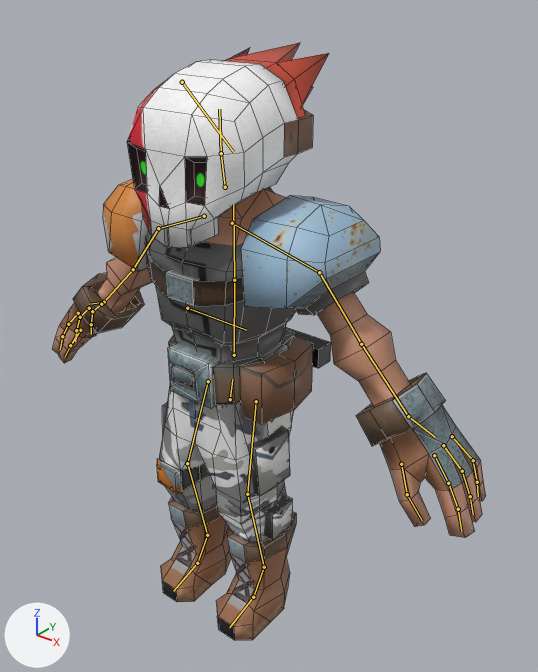
Renders of the Blender file Workshop/animations/vochap_idle_s2.blend from each side of a commit.
One viewpoint serves both versions: a 50 mm camera at (16.1, -17.2, 23.2) aimed at (0.8, 1.9, 11.3). Lighting does not change. The marker at lower left points along +X, +Y and +Z. The bones that bend it are drawn over the model as lines. Mesh edges are drawn as thin lines.

Names of what the first picture shows: 'vochap_mesh'.
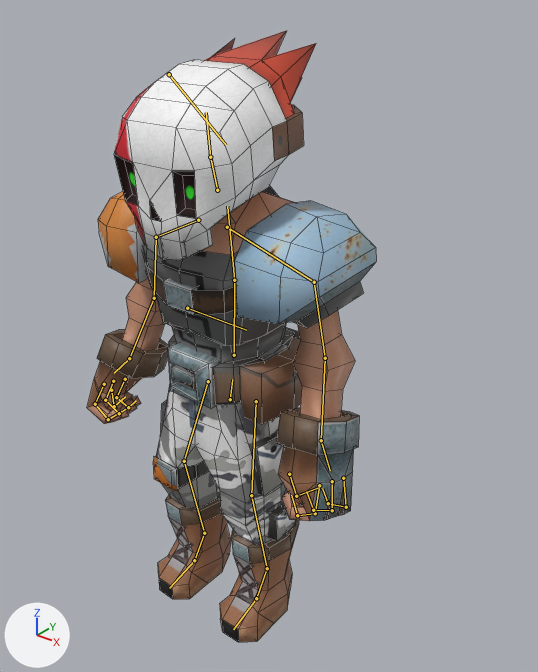
The newer file adds an action. The first version stands in its rest pose; the second is drawn at frame 16 of the action 'vochap_metarigAction'.

Location of each change, (x1, y1, x2, y2) in pixels of the pictures (538 x 672 px):
'vochap_mesh', posed (33% narrower)
    before: (52, 43, 486, 640)
    after: (87, 30, 376, 642)
bone 'chest', root to tip
    before: (234, 280) to (233, 204)
    after: (234, 280) to (227, 206)
bone 'shoulder.L', root to tip
    before: (232, 223) to (319, 272)
    after: (227, 227) to (314, 282)
bone 'upper_arm.L', root to tip
    before: (319, 272) to (361, 344)
    after: (314, 282) to (325, 358)
bone 'forearm.L', root to tip
    before: (361, 344) to (408, 416)
    after: (325, 358) to (321, 440)
bone 'f_index.01.L', root to tip
    before: (448, 483) to (458, 509)
    after: (315, 513) to (297, 515)
bone 'thumb.01.L', root to tip
    before: (401, 464) to (407, 494)
    after: (289, 474) to (296, 496)
bone 'f_middle.01.L', root to tip
    before: (462, 471) to (470, 496)
    after: (332, 510) to (313, 510)
bone 'f_ring.01.L', root to tip
    before: (473, 460) to (477, 482)
    after: (346, 507) to (328, 503)
bone 'shoulder.R', root to tip
    before: (204, 216) to (158, 228)
    after: (198, 220) to (156, 237)
bone 'upper_arm.R', root to tip
    before: (158, 228) to (133, 269)
    after: (156, 237) to (154, 298)
bone 'forearm.R', root to tip
    before: (133, 269) to (104, 302)
    after: (154, 298) to (129, 358)
bone 'f_index.01.R', root to tip
    before: (68, 324) to (62, 336)
    after: (95, 404) to (108, 419)
bone 'thumb.01.R', root to tip
    before: (80, 330) to (70, 345)
    after: (111, 390) to (114, 406)
bone 'f_middle.01.R', root to tip
    before: (80, 317) to (76, 330)
    after: (105, 400) to (119, 413)
bone 'f_ring.01.R', root to tip
    before: (92, 311) to (91, 324)
    after: (116, 397) to (128, 407)
bone 'thigh.L', root to tip
    before: (256, 401) to (247, 494)
    after: (256, 401) to (251, 495)
bone 'shin.L', root to tip
    before: (247, 494) to (264, 567)
    after: (251, 495) to (267, 568)
bone 'thigh.R', root to tip
    before: (208, 381) to (187, 463)
    after: (208, 381) to (184, 461)
bone 'shin.R', root to tip
    before: (187, 463) to (207, 535)
    after: (184, 461) to (204, 533)

Diff of the bpy script that builds the scene:
```diff
--- a/Workshop/animations/vochap_idle_s2.blend.py
+++ b/Workshop/animations/vochap_idle_s2.blend.py
@@ bone_chest @@
 bone_chest = bpy.data.objects['vochap_metarig'].pose.bones['chest']  # child of 'spine'
 bone_chest.rotation_mode = 'ZXY'
-bone_chest.rotation_euler = (0.0, 0.0, 0.0)  # degrees (0, 0, 0)
-bone_chest.scale = (1.0, 1.0, 1.0)
+bone_chest.rotation_euler = (0.105, 0.0, 0.0)  # degrees (6, 0, 0)
+bone_chest.scale = (1.01, 1.01, 1.01)
@@ bone_shoulder_l @@
 bone_shoulder_l = bpy.data.objects['vochap_metarig'].pose.bones['shoulder.L']  # child of 'chest'
 bone_shoulder_l.rotation_mode = 'ZYX'
-bone_shoulder_l.rotation_euler = (0.0, 0.0, 0.0)  # degrees (0, 0, 0)
+bone_shoulder_l.rotation_euler = (-0.0873, 0.0, 0.0)  # degrees (-5, 0, 0)
@@ bone_upper_arm_l @@
 bone_upper_arm_l = bpy.data.objects['vochap_metarig'].pose.bones['upper_arm.L']  # child of 'shoulder.L'
 bone_upper_arm_l.rotation_mode = 'ZYX'
-bone_upper_arm_l.rotation_euler = (0.0, 0.0, 0.0)  # degrees (0, 0, 0)
+bone_upper_arm_l.rotation_euler = (0.0, 0.0, -0.436)  # degrees (0, 0, -25)
@@ bone_forearm_l @@
 bone_forearm_l = bpy.data.objects['vochap_metarig'].pose.bones['forearm.L']  # child of 'upper_arm.L'
 bone_forearm_l.rotation_mode = 'ZXY'
-bone_forearm_l.rotation_euler = (0.0, 0.0, 0.0)  # degrees (0, 0, 0)
+bone_forearm_l.rotation_euler = (0.349, 0.0, 0.0)  # degrees (20, 0, 0)
@@ bone_f_index_01_l @@
 bone_f_index_01_l = bpy.data.objects['vochap_metarig'].pose.bones['f_index.01.L']  # child of 'palm.01.L'
 bone_f_index_01_l.rotation_mode = 'ZXY'
-bone_f_index_01_l.rotation_euler = (0.0, 0.0, 0.0)  # degrees (0, 0, 0)
+bone_f_index_01_l.rotation_euler = (1.047, 0.0, 0.0)  # degrees (60, 0, 0)
@@ bone_thumb_01_l @@
 bone_thumb_01_l = bpy.data.objects['vochap_metarig'].pose.bones['thumb.01.L']  # child of 'palm.01.L'
 bone_thumb_01_l.rotation_mode = 'ZXY'
-bone_thumb_01_l.rotation_euler = (0.0, 0.0, 0.0)  # degrees (0, 0, 0)
+bone_thumb_01_l.rotation_euler = (0.873, 0.0, 0.0)  # degrees (50, 0, 0)
@@ bone_f_middle_01_l @@
 bone_f_middle_01_l = bpy.data.objects['vochap_metarig'].pose.bones['f_middle.01.L']  # child of 'palm.02.L'
 bone_f_middle_01_l.rotation_mode = 'ZXY'
-bone_f_middle_01_l.rotation_euler = (0.0, 0.0, 0.0)  # degrees (0, 0, 0)
+bone_f_middle_01_l.rotation_euler = (1.047, 0.0, 0.0)  # degrees (60, 0, 0)
@@ bone_f_ring_01_l @@
 bone_f_ring_01_l = bpy.data.objects['vochap_metarig'].pose.bones['f_ring.01.L']  # child of 'palm.03.L'
 bone_f_ring_01_l.rotation_mode = 'ZYX'
-bone_f_ring_01_l.rotation_euler = (0.0, 0.0, 0.0)  # degrees (0, 0, 0)
+bone_f_ring_01_l.rotation_euler = (1.047, 0.0, 0.0)  # degrees (60, 0, 0)
@@ bone_shoulder_r @@
 bone_shoulder_r = bpy.data.objects['vochap_metarig'].pose.bones['shoulder.R']  # child of 'chest'
 bone_shoulder_r.rotation_mode = 'ZXY'
-bone_shoulder_r.rotation_euler = (0.0, 0.0, 0.0)  # degrees (0, 0, 0)
+bone_shoulder_r.rotation_euler = (-0.0873, 0.0, 0.0)  # degrees (-5, 0, 0)
@@ bone_upper_arm_r @@
 bone_upper_arm_r = bpy.data.objects['vochap_metarig'].pose.bones['upper_arm.R']  # child of 'shoulder.R'
 bone_upper_arm_r.rotation_mode = 'ZXY'
-bone_upper_arm_r.rotation_euler = (0.0, 0.0, 0.0)  # degrees (0, 0, 0)
+bone_upper_arm_r.rotation_euler = (0.0, 0.0, 0.436)  # degrees (0, 0, 25)
@@ bone_forearm_r @@
 bone_forearm_r = bpy.data.objects['vochap_metarig'].pose.bones['forearm.R']  # child of 'upper_arm.R'
 bone_forearm_r.rotation_mode = 'ZXY'
-bone_forearm_r.rotation_euler = (0.0, 0.0, 0.0)  # degrees (0, 0, 0)
+bone_forearm_r.rotation_euler = (0.349, 0.0, 0.0)  # degrees (20, 0, 0)
@@ bone_f_index_01_r @@
 bone_f_index_01_r = bpy.data.objects['vochap_metarig'].pose.bones['f_index.01.R']  # child of 'palm.01.R'
 bone_f_index_01_r.rotation_mode = 'ZXY'
-bone_f_index_01_r.rotation_euler = (0.0, 0.0, 0.0)  # degrees (0, 0, 0)
+bone_f_index_01_r.rotation_euler = (1.047, 0.0, 0.0)  # degrees (60, 0, 0)
@@ bone_thumb_01_r @@
 bone_thumb_01_r = bpy.data.objects['vochap_metarig'].pose.bones['thumb.01.R']  # child of 'palm.01.R'
 bone_thumb_01_r.rotation_mode = 'ZXY'
-bone_thumb_01_r.rotation_euler = (0.0, 0.0, 0.0)  # degrees (0, 0, 0)
+bone_thumb_01_r.rotation_euler = (0.873, 0.0, 0.0)  # degrees (50, 0, 0)
@@ bone_f_middle_01_r @@
 bone_f_middle_01_r = bpy.data.objects['vochap_metarig'].pose.bones['f_middle.01.R']  # child of 'palm.02.R'
 bone_f_middle_01_r.rotation_mode = 'ZXY'
-bone_f_middle_01_r.rotation_euler = (0.0, 0.0, 0.0)  # degrees (0, 0, 0)
+bone_f_middle_01_r.rotation_euler = (1.047, 0.0, 0.0)  # degrees (60, 0, 0)
@@ bone_f_ring_01_r @@
 bone_f_ring_01_r = bpy.data.objects['vochap_metarig'].pose.bones['f_ring.01.R']  # child of 'palm.03.R'
 bone_f_ring_01_r.rotation_mode = 'ZXY'
-bone_f_ring_01_r.rotation_euler = (0.0, 0.0, 0.0)  # degrees (0, 0, 0)
+bone_f_ring_01_r.rotation_euler = (1.047, 0.0, 0.0)  # degrees (60, 0, 0)
@@ bone_thigh_l @@
 bone_thigh_l = bpy.data.objects['vochap_metarig'].pose.bones['thigh.L']  # child of 'hips'
 bone_thigh_l.rotation_mode = 'ZXY'
-bone_thigh_l.rotation_euler = (0.0, 0.0, 0.0)  # degrees (0, 0, 0)
+bone_thigh_l.rotation_euler = (0.0, 0.0, -0.0524)  # degrees (0, 0, -3)
@@ bone_shin_l @@
 bone_shin_l = bpy.data.objects['vochap_metarig'].pose.bones['shin.L']  # child of 'thigh.L'
 bone_shin_l.rotation_mode = 'ZXY'
-bone_shin_l.rotation_euler = (0.0, 0.0, 0.0)  # degrees (0, 0, 0)
+bone_shin_l.rotation_euler = (0.0, 0.0, 0.0524)  # degrees (0, 0, 3)
@@ bone_thigh_r @@
 bone_thigh_r = bpy.data.objects['vochap_metarig'].pose.bones['thigh.R']  # child of 'hips'
 bone_thigh_r.rotation_mode = 'ZXY'
-bone_thigh_r.rotation_euler = (0.0, 0.0, 0.0)  # degrees (0, 0, 0)
+bone_thigh_r.rotation_euler = (0.0, 0.0, 0.0524)  # degrees (0, 0, 3)
@@ bone_shin_r @@
 bone_shin_r = bpy.data.objects['vochap_metarig'].pose.bones['shin.R']  # child of 'thigh.R'
 bone_shin_r.rotation_mode = 'ZXY'
-bone_shin_r.rotation_euler = (0.0, 0.0, 0.0)  # degrees (0, 0, 0)
+bone_shin_r.rotation_euler = (0.0, 0.0, -0.0524)  # degrees (0, 0, -3)
```
